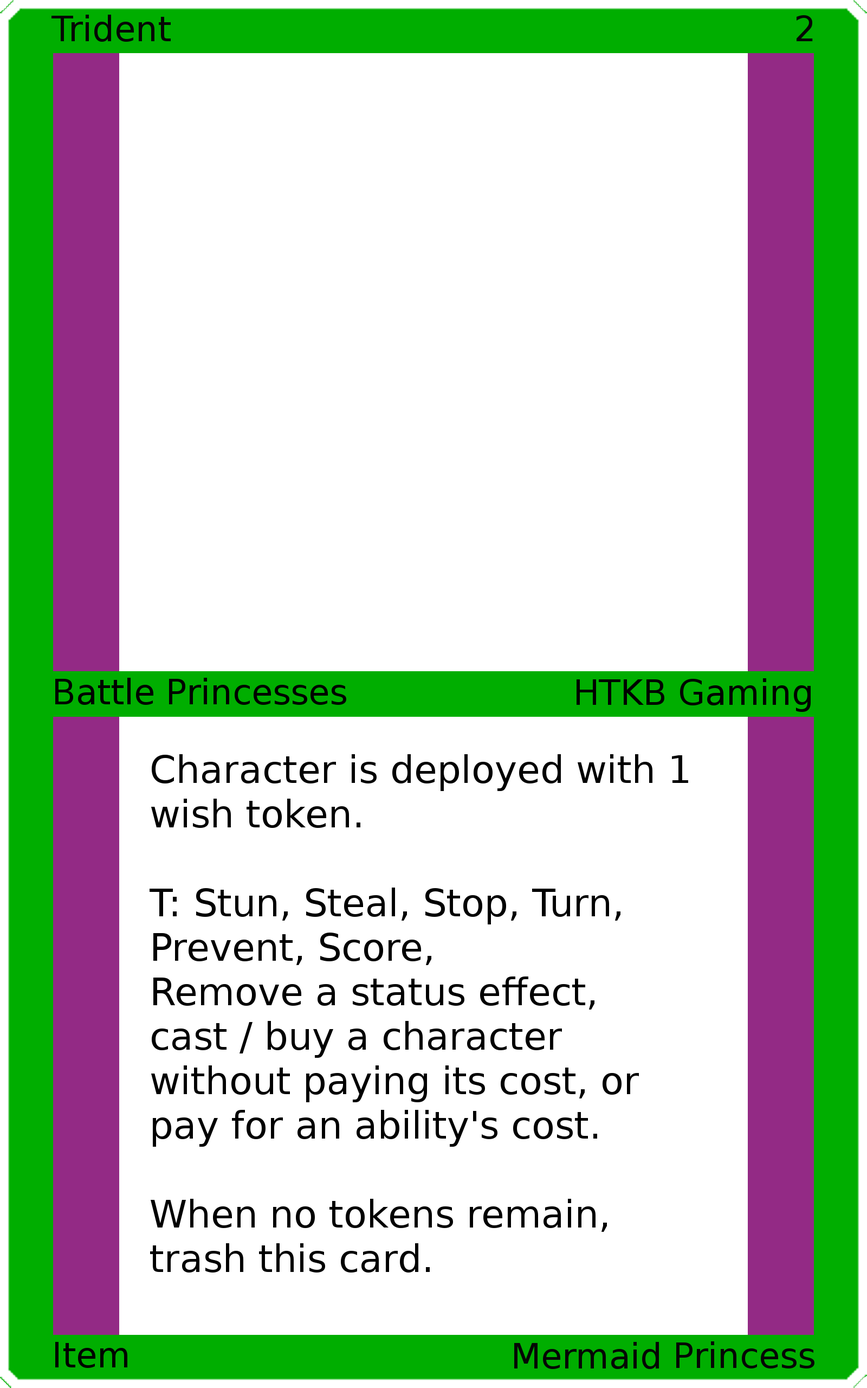
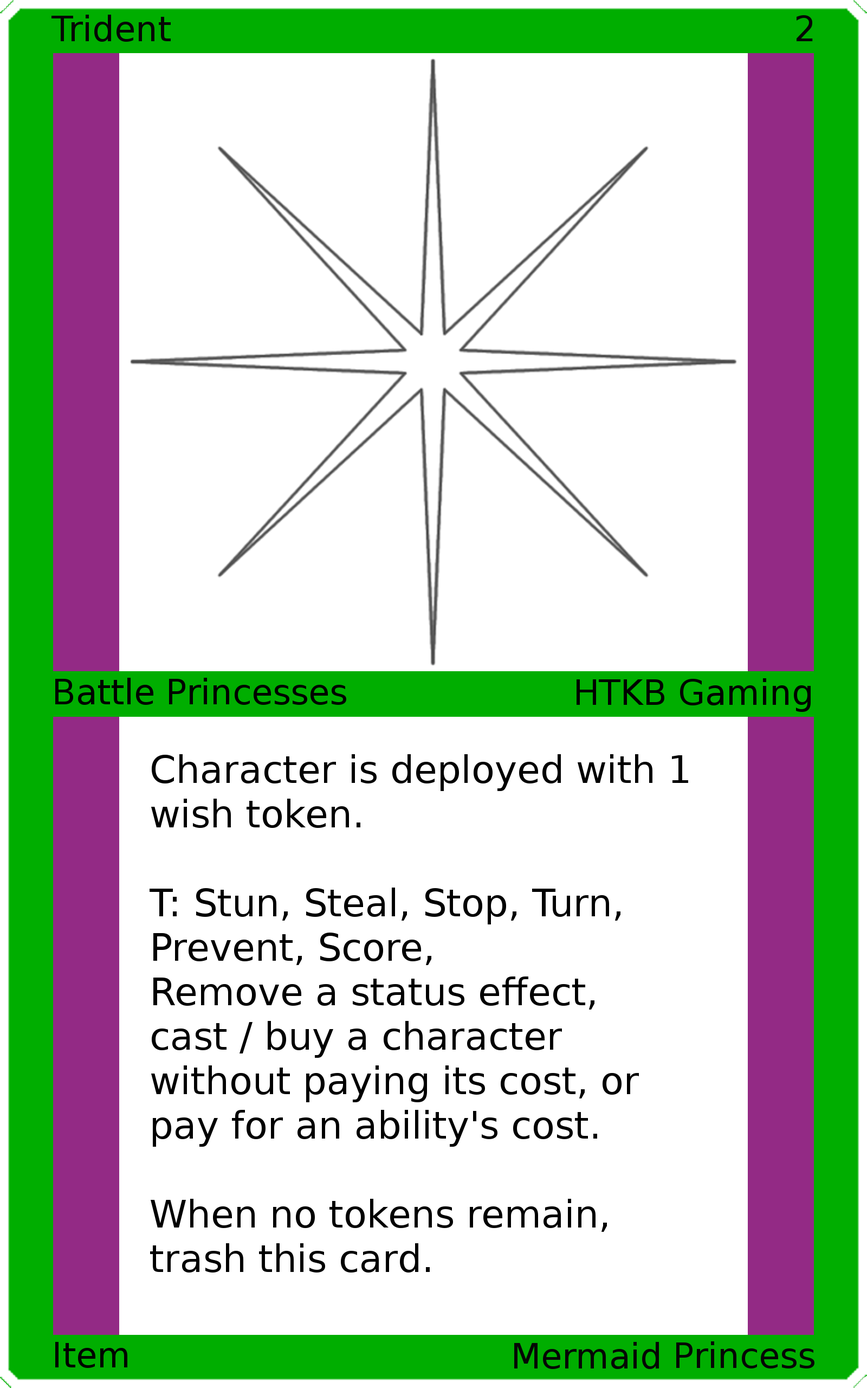
Two versions of the same layered image (w=867, h=1388). Layer-by-layer changes:
added layer "Art" above "Top Background" over [129, 57, 738, 666]
